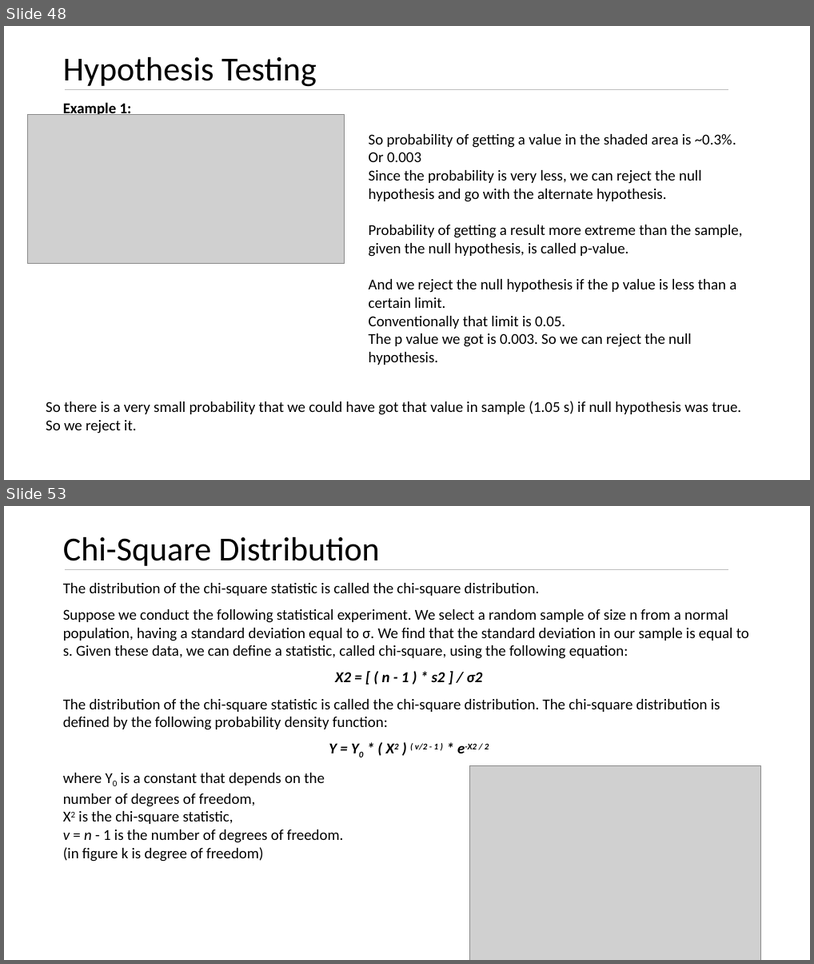
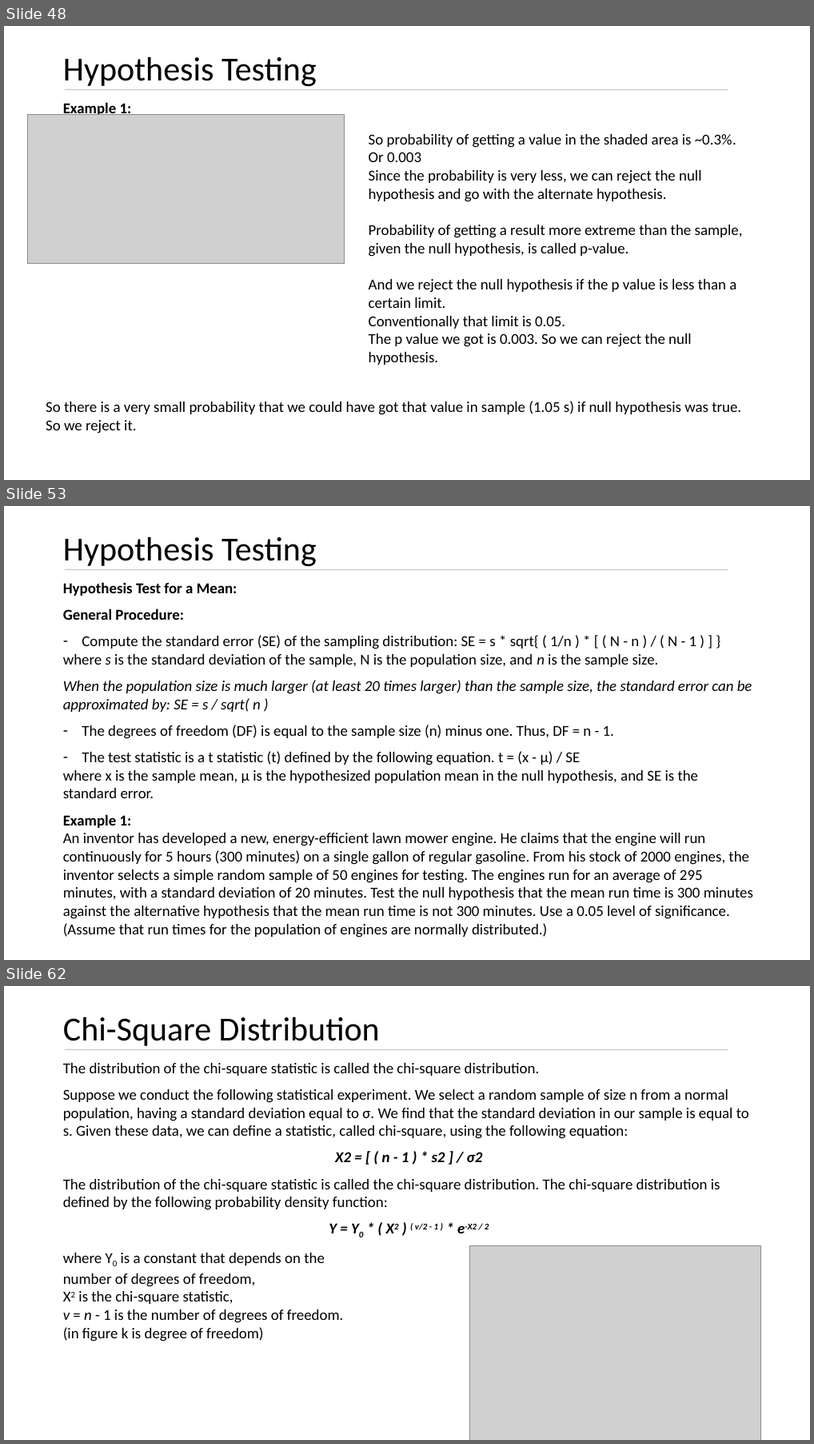
Before and after one commit to kushkul/Intro-to-Analytics, a slide deck: Statistics/Lesson 7 Inferential Statistics.pptx. Shown one above the other, each under a label of ours: slides 48 and 53 before the commit, slides 48, 53 and 62 after it; the slides between them are not shown. The pictures are 814x964 and 814x1444 pixels, drawn with LibreOffice and Linux fonts; fonts in the diff are those of the drawing; grey boxes stand for pictures. Boxes give left, top, right and bottom in pixels: in the first picture for what was removed or moved away, otherwise in the second. Text is boxed around its words. In the diff, an @@ line names an element or a change of style, - is before the commit and + after.

Commit message:
Updates for inferential statistics

```diff
--- a/Statistics/Lesson 7 Inferential Statistics.pptx
+++ b/Statistics/Lesson 7 Inferential Statistics.pptx
@@ slide 53 added at [4,506,810,960], background #FFFFFF @@
@@ title added at [63,537,317,567], 40 pt, text #000000 @@
+Hypothesis Testing
@@ line added from (65, 569) to (730, 569), #BFBFBF 0.5 pt @@
@@ text added at [63,582,754,937], 18 pt, text #000000 @@
+Hypothesis Test for a Mean:
+General Procedure:
+– Compute the standard error (SE) of the sampling distribution: SE = s * sqrt{ ( 1/n ) * [ ( N - n ) / ( N - 1 ) ] }
+where s is the standard deviation of the sample, N is the population size, and n is the sample size.
+When the population size is much larger (at least 20 times larger) than the sample size, the standard error can be approximated by: SE = s / sqrt( n )
+– The degrees of freedom (DF) is equal to the sample size (n) minus one. Thus, DF = n - 1.
+– The test statistic is a t statistic (t) defined by the following equation. t = (x - μ) / SE
+where x is the sample mean, μ is the hypothesized population mean in the null hypothesis, and SE is the standard error.
+Example 1:
+An inventor has developed a new, energy-efficient lawn mower engine. He claims that the engine will run continuously for 5 hours (300 minutes) on a single gallon of regular gasoline. From his stock of 2000 engines, the inventor selects a simple random sample of 50 engines for testing. The engines run for an average of 295 minutes, with a standard deviation of 20 minutes. Test the null hypothesis that the mean run time is 300 minutes against the alternative hypothesis that the mean run time is not 300 minutes. Use a 0.05 level of significance. (Assume that run times for the population of engines are normally distributed.)
@@ what was slide 53 is now slide 62 @@
```
Also in this commit, not shown: 2 slides changed, 10 other slides added, 2 slides removed.
